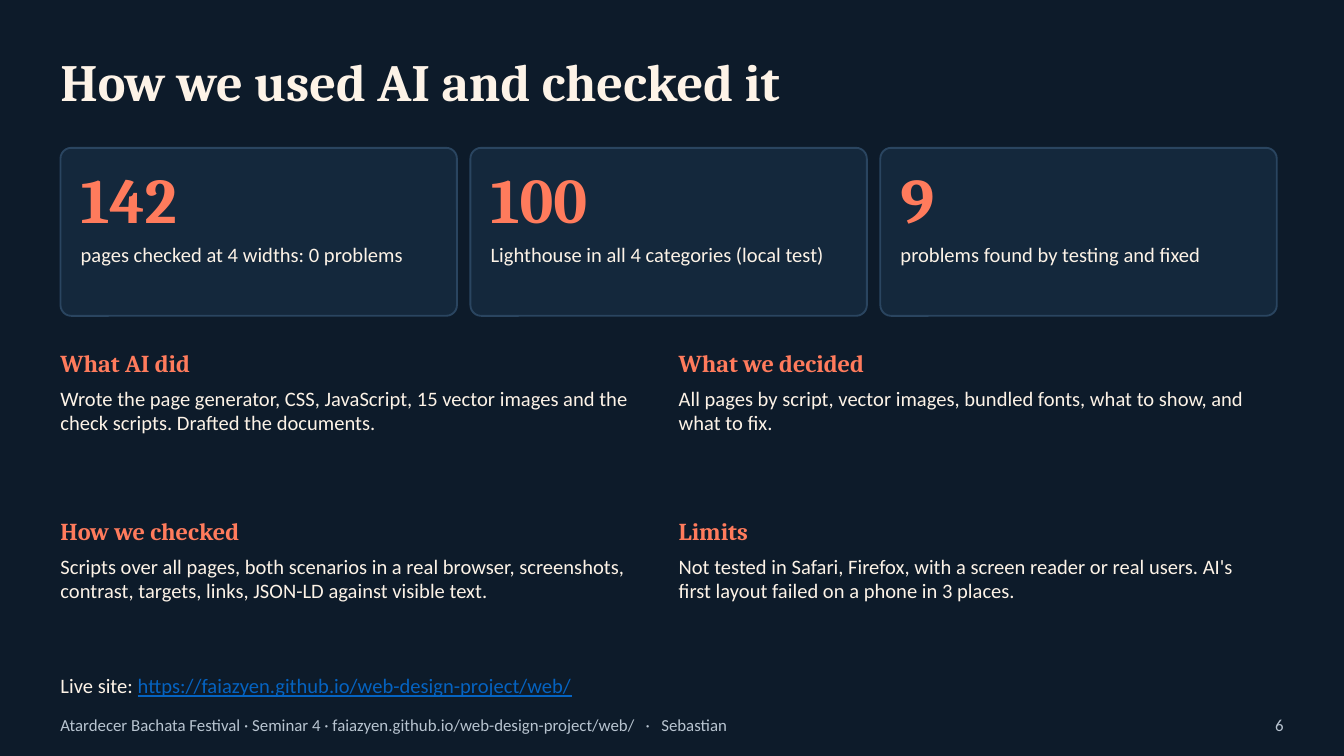
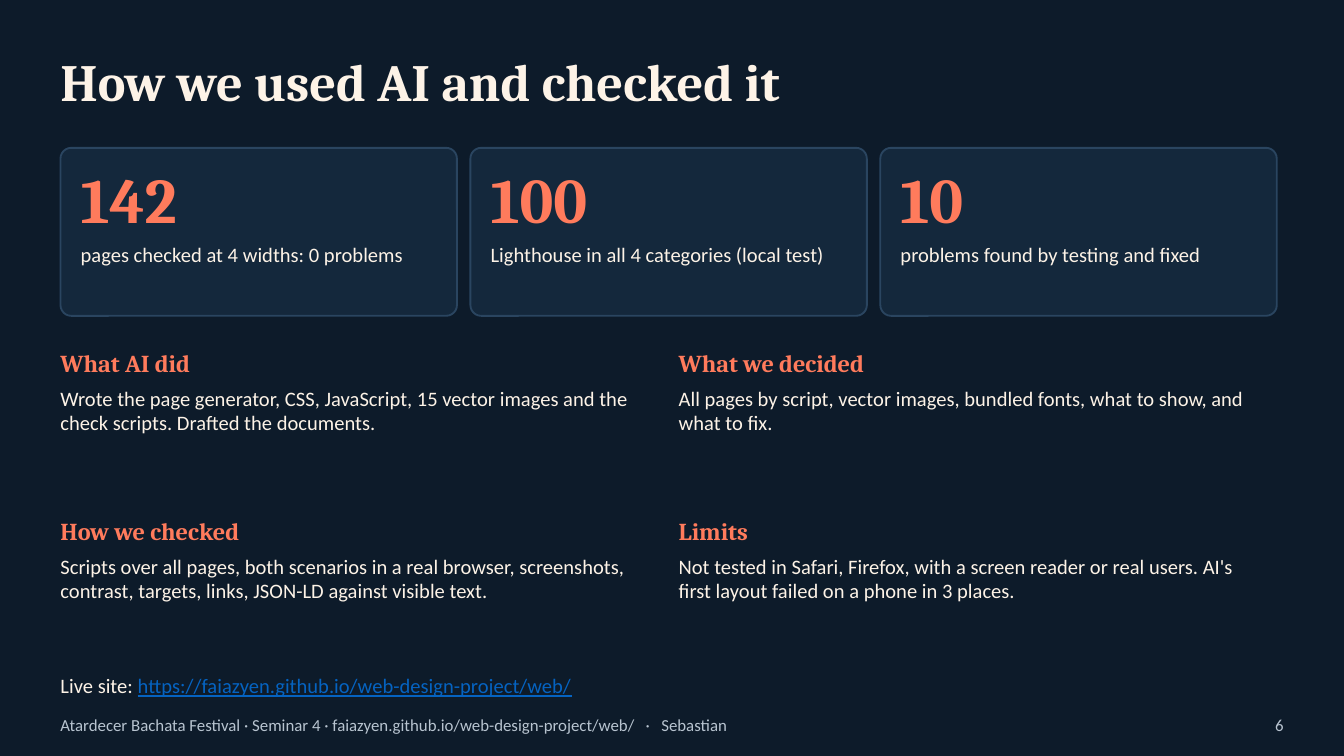
Before and after one commit to faiazyen/web-design-project, a slide deck: slide 6 of presentation-seminar4.pptx. Drawn at 1344x756 pixels with LibreOffice and Linux fonts; fonts in the diff are those of the drawing. Boxes give left, top, right and bottom in pixels: in the first picture for what was removed or moved away, otherwise in the second. Text is boxed around its words. In the diff, an @@ line names an element or a change of style, - is before the commit and + after.

```diff
--- a/presentation-seminar4.pptx
+++ b/presentation-seminar4.pptx
@@ text at box(900, 180, 963, 224): text changed @@
-9
+10
```
Also in this commit, not shown: 10 other files.
